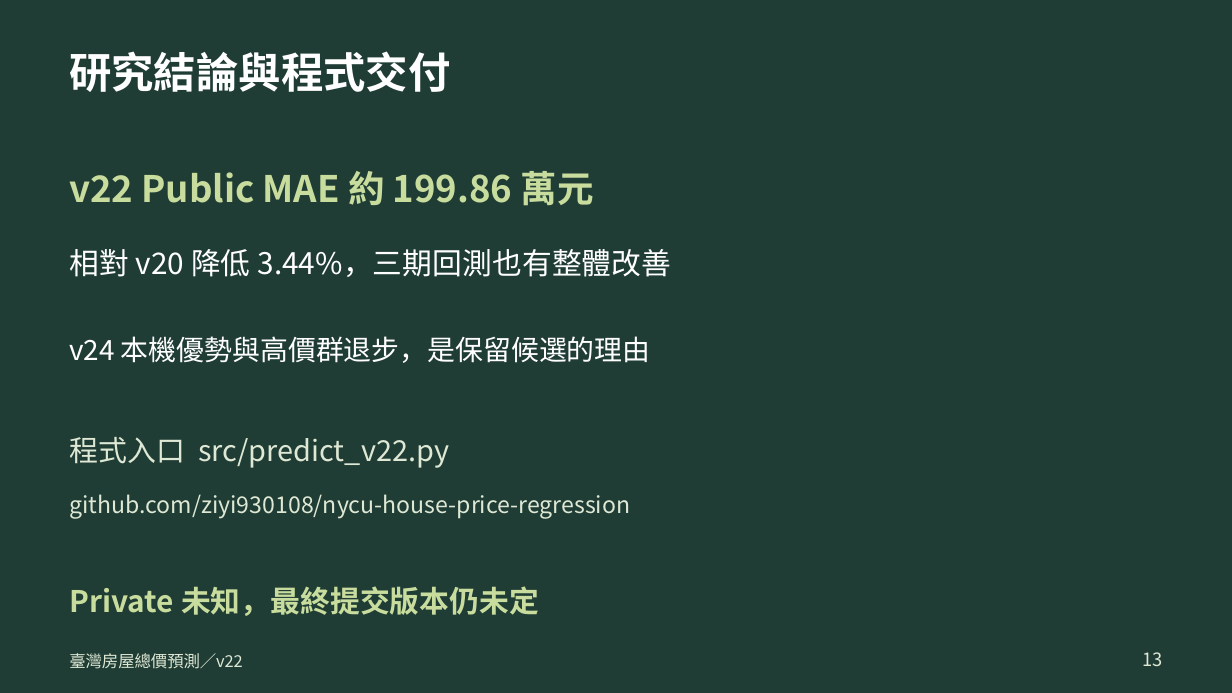
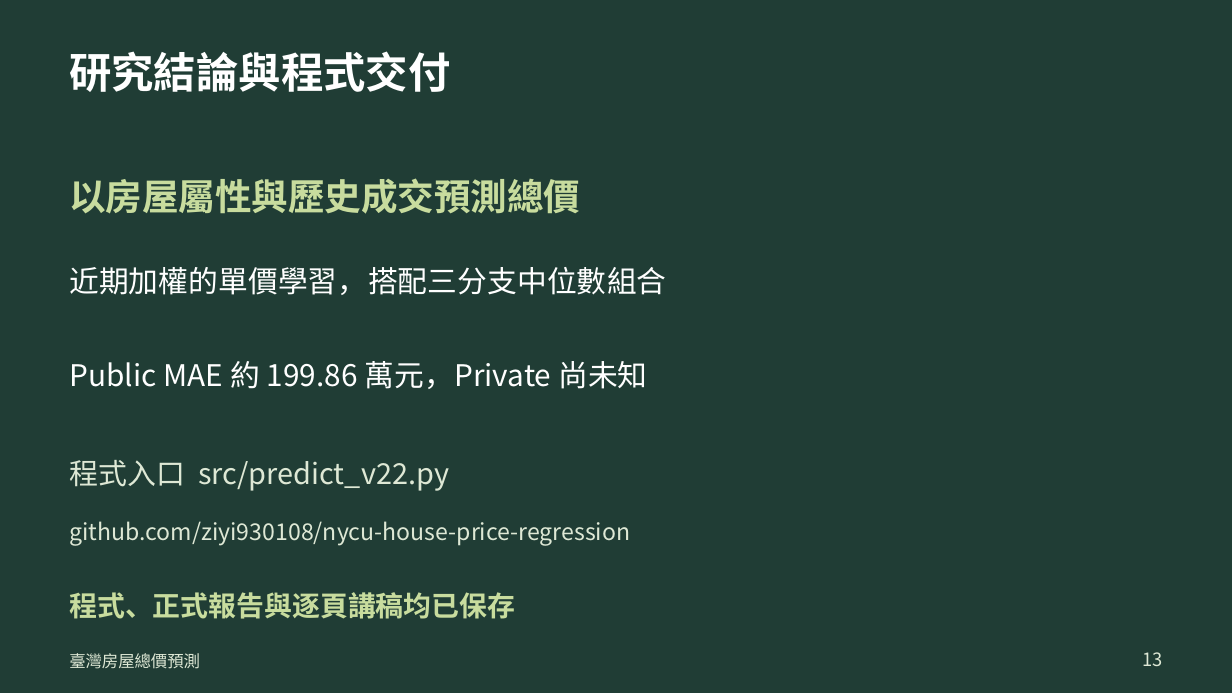
Before and after one commit to ziyi930108/nycu-house-price-regression, a slide deck: slide 13 of presentation/臺灣房價預測_正式報告_v22.pptx. Drawn at 1232x693 pixels with LibreOffice and Linux fonts; fonts in the diff are those of the drawing. Boxes give left, top, right and bottom in pixels: in the first picture for what was removed or moved away, otherwise in the second. Text is boxed around its words. In the diff, an @@ line names an element or a change of style, - is before the commit and + after.

```diff
--- a/presentation/臺灣房價預測_正式報告_v22.pptx
+++ b/presentation/臺灣房價預測_正式報告_v22.pptx
@@ text at box(69, 178, 580, 214): text changed @@
-v22 Public MAE 約 199.86 萬元
+以房屋屬性與歷史成交預測總價
@@ text at box(69, 267, 666, 295): text changed @@
-相對 v20 降低 3.44%，三期回測也有整體改善
+近期加權的單價學習，搭配三分支中位數組合
@@ text at box(69, 361, 647, 389): text changed; size 21.8 to 23.2 pt @@
-v24 本機優勢與高價群退步，是保留候選的理由
+Public MAE 約 199.86 萬元，Private 尚未知
@@ text "程式入口 src/predict_v22.py": place and size @@
-text "程式入口 src/predict_v22.py" at box(69, 437, 449, 468)
+text "程式入口 src/predict_v22.py" at box(69, 460, 449, 491)
@@ text "github.com/ziyi930108/nycu-house-price-regression": place and size @@
-text "github.com/ziyi930108/nycu-house-price-regression" at box(69, 494, 630, 519)
+text "github.com/ziyi930108/nycu-house-price-regression" at box(69, 521, 630, 546)
@@ text at box(69, 592, 515, 619): text changed; size 23.2 to 21.8 pt @@
-Private 未知，最終提交版本仍未定
+程式、正式報告與逐頁講稿均已保存
@@ text at box(69, 653, 200, 669): text changed @@
-臺灣房屋總價預測／v22
+臺灣房屋總價預測
```
Also in this commit, not shown: 10 other slides changed, 4 slides added, 5 slides removed, 19 other files.
